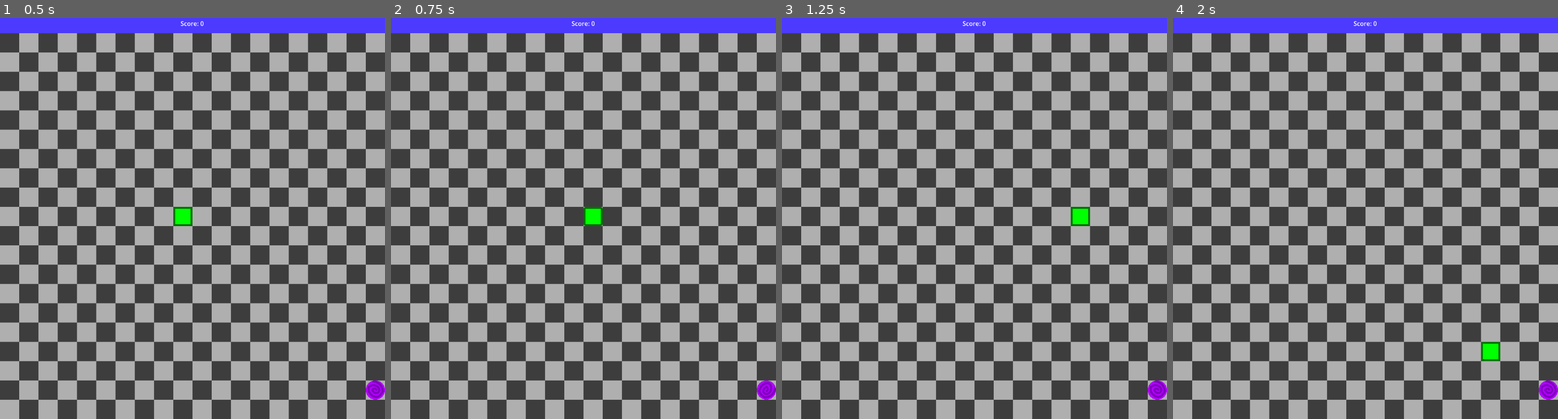
Above: before the commit, frames 1-4 (left to right).
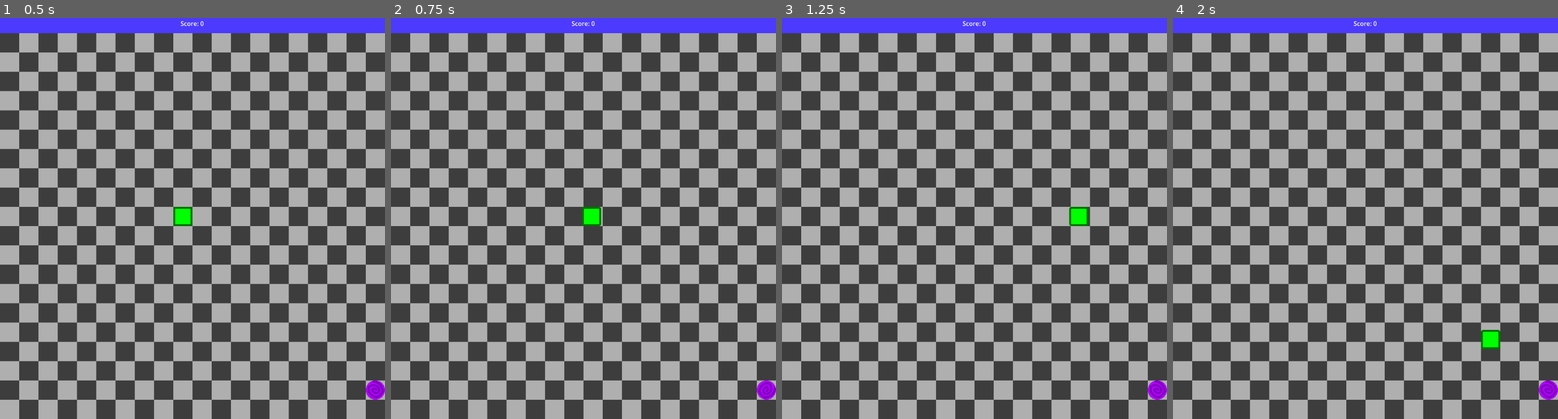
Above: after the commit, the same moments.

Repository: CWmain/looper
Game: Godot game, scene res://Scene/main.tscn
Two runs of this game, one before a commit and one after it. Both use one fixed random seed, a clock stepped at 60 frames per second and the inputs below.
Inputs:
- Up to frame 1 (0.5 s): no input
- Up to frame 2 (0.75 s): tap Enter at 0.5 s; hold D (Right) from 0.53 s (still down)
- Up to frame 3 (1.25 s): keep holding D (Right)
- Up to frame 4 (2 s): release D (Right) at 1.28 s; hold S (Down) from 1.28 s (still down)

Frame 1 is identical in both runs. In frame 2, less than 0.1% of the frame differs, in the area x 49-55%, y 47-52%; in frame 3, less than 0.1%; in frame 4, 0.3%, in the area x 79-86%, y 77-86%.

Commit message:
Trying to solve alot of issues with tweens, it is at a decent point however the collisions seem wrong. It is mainly an issue of the collisions being based on the 'real' positions when visual they should be using the visual positions, maybe will abandon tweens and make turn based like in Caves of Qud

Diff:
--- a/Objects/Looper/live_looper.tscn
+++ b/Objects/Looper/live_looper.tscn
@@ -1,4 +1,6 @@
-[gd_scene load_steps=2 format=3 uid="uid://c1ee6150110pc"]
+[gd_scene load_steps=3 format=3 uid="uid://c1ee6150110pc"]
+
+[ext_resource type="Script" uid="uid://bsbbttudo2gdk" path="res://Objects/Looper/live_looper.gd" id="1_jvv14"]
 
 [sub_resource type="StyleBoxFlat" id="StyleBoxFlat_mvdyd"]
 bg_color = Color(0, 1, 0, 1)
@@ -17,3 +19,4 @@
 offset_right = 50.0
 offset_bottom = 50.0
 theme_override_styles/panel = SubResource("StyleBoxFlat_mvdyd")
+script = ExtResource("1_jvv14")
--- a/Scene/main.gd
+++ b/Scene/main.gd
@@ -8,7 +8,7 @@
 # Exports
 @export var looper_Scene: PackedScene
 @export var portalImage: PackedScene
-
+@export_range(0, 1, 0.1) var percentOfWait: float = 0.9
 # Onready
 @onready var hud: CanvasLayer = $HUD
 @onready var move_timer: Timer = $MoveTimer
@@ -46,6 +46,7 @@
 var can_move: bool
 
 var tick = -1
+var tweensToComplete = 0
 
 func _ready() -> void:
 	new_game()
@@ -67,6 +68,7 @@
 func generate_looper() -> void:
 	for l in looper:
 		l.free()
+
 	looper_tween.clear()
 	looper_data.clear()
 	looper.clear()
@@ -75,26 +77,40 @@
 
 func _process(_delta: float) -> void:
 	if can_move:
-		if Input.is_action_just_pressed("Down") and moveDirection != up:
-			moveDirection = down
-			can_move = false
-			if not game_started:
-				start_game()
-		if Input.is_action_just_pressed("Up") and moveDirection != down:
-			moveDirection = up
-			can_move = false
-			if not game_started:
-				start_game()
-		if Input.is_action_just_pressed("Left") and moveDirection != right:
-			moveDirection = left
-			can_move = false
-			if not game_started:
-				start_game()
-		if Input.is_action_just_pressed("Right") and moveDirection != left:
-			moveDirection = right
-			can_move = false
-			if not game_started:
-				start_game()
+		if Input.is_action_just_pressed("Down"):
+			if not game_started:
+				start_game()
+				moveDirection = down
+
+			if moveDirection != up:
+				moveDirection = down
+			can_move = false
+
+		if Input.is_action_just_pressed("Up"):
+			if not game_started:
+				start_game()
+				moveDirection = up
+			if moveDirection != down:
+				moveDirection = up
+			can_move = false
+
+		if Input.is_action_just_pressed("Left"):
+			if moveDirection != right:
+				moveDirection = left
+
+			can_move = false
+			if not game_started:
+				moveDirection = left
+				start_game()
+
+		if Input.is_action_just_pressed("Right"):
+			if not game_started:
+				moveDirection = right
+				start_game()
+
+			if moveDirection != left:
+				moveDirection = right
+			can_move = false
 
 func start_game() -> void:
 	game_started = true
@@ -106,20 +122,22 @@
 	move_timer.stop()
 
 func _on_move_timer_timeout() -> void:
+	tick += 1
 	can_move = true
 
-	#TODO: Record the movements until orb is aquired
-	tick += 1
 
 	for i in range(controlledLooperIndex):
 		if tick < len(looper_data[i]):
-			looper[i].position = (looper_data[i][tick] * cell_size) + Vector2(0, cell_size)
+			looper_tween[i] = get_tree().create_tween()
+			looper_tween[i].tween_property(looper[i], "position", (looper_data[i][tick] * cell_size) + Vector2(0, cell_size), move_timer.wait_time*percentOfWait)
+			#looper[i].position = (looper_data[i][tick] * cell_size) + Vector2(0, cell_size)
 
 	looper_data[controlledLooperIndex].append(looper_data[controlledLooperIndex][-1]+moveDirection)
 	#TODO: Tween causes issues when resetting board will solve later
-	#looper_tween[controlledLooperIndex] = create_tween()
-	#looper_tween[controlledLooperIndex].tween_property(looper[controlledLooperIndex], "position", (looper_data[controlledLooperIndex][-1] * cell_size) + Vector2(0, cell_size), move_timer.wait_time)
-	looper[controlledLooperIndex].position = (looper_data[controlledLooperIndex][-1] * cell_size) + Vector2(0, cell_size)
+	looper_tween[controlledLooperIndex] = get_tree().create_tween()
+	looper_tween[controlledLooperIndex].tween_property(looper[controlledLooperIndex], "position", (looper_data[controlledLooperIndex][-1] * cell_size) + Vector2(0, cell_size), move_timer.wait_time*percentOfWait)
+
+	#looper[controlledLooperIndex].position = (looper_data[controlledLooperIndex][-1] * cell_size) + Vector2(0, cell_size)
 
 	check_out_of_bounds()
 	check_self_collision()
@@ -133,7 +151,8 @@
 			continue
 		var allPositions = looper_data[i]
 		var checkIndex = tick if tick < len(allPositions) else len(allPositions)-1
-		if allPositions[checkIndex] == looper_data[controlledLooperIndex][tick]:
+
+		if tick < len(allPositions) and allPositions[tick] == looper_data[controlledLooperIndex][tick]:
 			end_game()
 			break
 
@@ -162,8 +181,12 @@
 
 func check_portal_entered() -> void:
 	if portal_pos == looper_data[controlledLooperIndex][-1]:
+
 		# Reset all loopers to starting position
 		for i in range(0, len(looper)):
+			if looper_tween[i].is_running():
+				await looper_tween[i].finished
+				looper_tween[i].kill()
 			looper[i].position = (looper_data[i][0] * cell_size) + Vector2(0, cell_size)
 
 		# Create a new looper at portal collision location
@@ -179,7 +202,7 @@
 		looper[controlledLooperIndex].self_modulate = Color.DARK_SLATE_GRAY
 
 	controlledLooperIndex += 1
-	#looper_tween.append(Tween)
+	looper_tween.append(null)
 	looper_data.append([])
 	looper_data[controlledLooperIndex].append(spawnLocation)
 	var curLooper = looper_Scene.instantiate()
